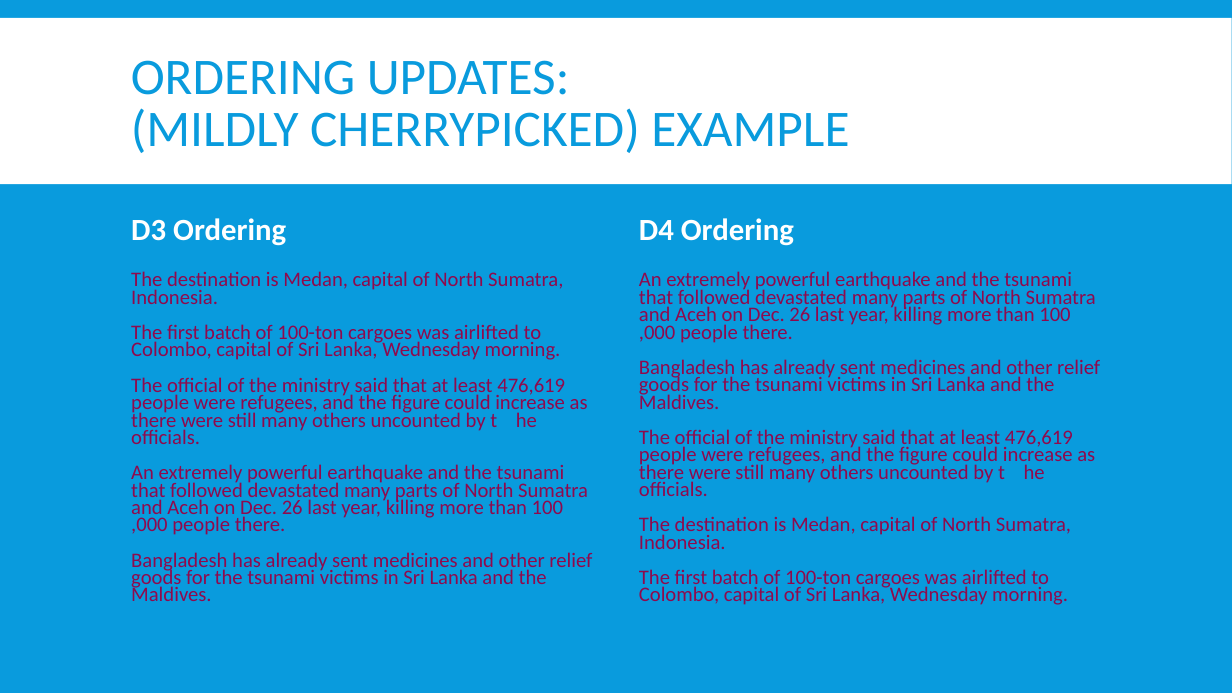
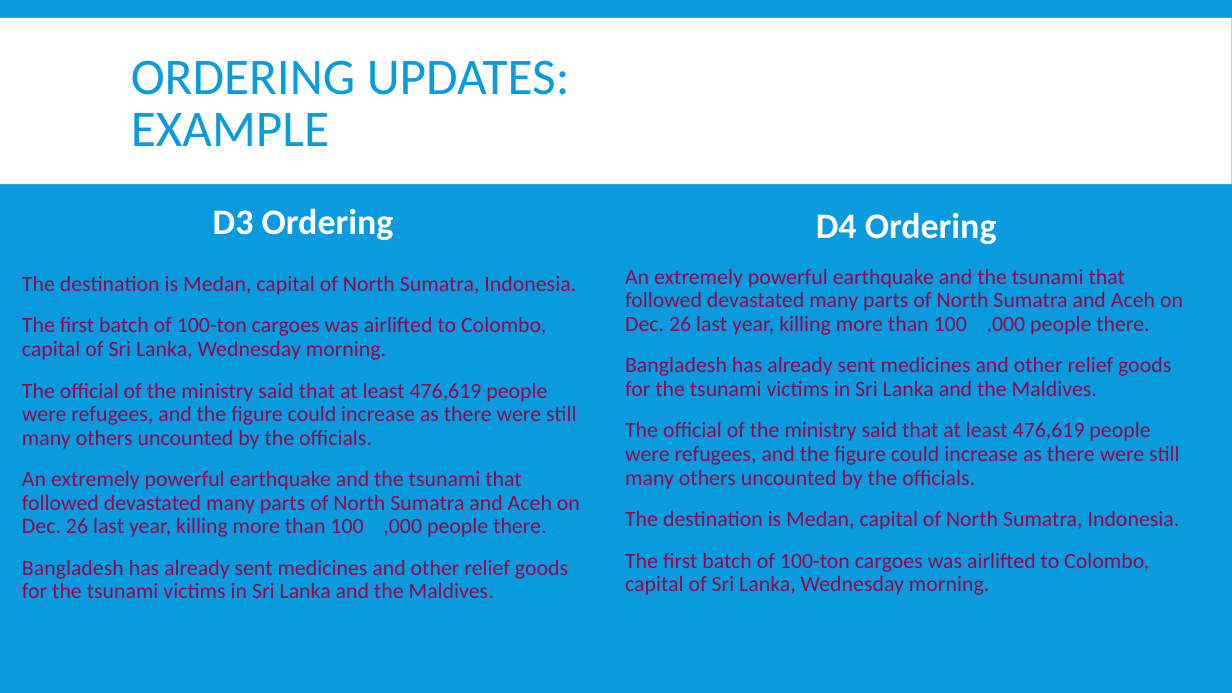
Before and after one commit to Mindful/ling-573, a slide deck: slide 10 of doc/D4_presentation.pptx. Drawn at 1232x693 pixels with LibreOffice and Linux fonts; fonts in the diff are those of the drawing. Boxes give left, top, right and bottom in pixels: in the first picture for what was removed or moved away, otherwise in the second. Text is boxed around its words. In the diff, an @@ line names an element or a change of style, - is before the commit and + after.

Commit message:
Update D4_presentation.pptx
First complete draft of presentation

```diff
--- a/doc/D4_presentation.pptx
+++ b/doc/D4_presentation.pptx
@@ title at [131, 60, 570, 146]: text changed @@
-ORDERING UPDATES:
-(MILDLY CHERRYPICKED) EXAMPLE
+ORDERING UPDATES:
+EXAMPLE
@@ text "D3 Ordering" at [213, 208, 394, 240]: size 24 to 28 pt; alignment left to centre @@
@@ text "D3 Ordering": place and size @@
-text "D3 Ordering" at [131, 218, 286, 246]
+text "D3 Ordering" at [213, 208, 394, 240]
@@ text "D4 Ordering": place and size @@
-text "D4 Ordering" at [639, 218, 794, 246]
+text "D4 Ordering" at [816, 212, 997, 244]
@@ text "D4 Ordering" at [816, 212, 997, 244]: size 24 to 28 pt; alignment left to centre @@
@@ text "The destination is Medan, capital ...": place and size @@
-text "The destination is Medan, capital ..." at [131, 271, 592, 601]
+text "The destination is Medan, capital ..." at [22, 276, 580, 598]
@@ text "An extremely powerful earthquake and ...": place and size @@
-text "An extremely powerful earthquake and ..." at [639, 271, 1100, 605]
+text "An extremely powerful earthquake and ..." at [625, 269, 1183, 595]
@@ text at [625, 269, 1183, 595]: size 16.1 to 17 pt in "An extremely powerful earthquake and the tsunami ...", "Bangladesh has already sent medicines and other ...", "The destination is Medan, capital of North ...", "The first batch of 100-ton cargoes was ..."; line spacing 0.7 to 0.9 @@
@@ text at [22, 276, 580, 598]: size 16.1 to 17 pt in "The destination is Medan, capital of North ...", "The first batch of 100-ton cargoes was ...", "An extremely powerful earthquake and the tsunami ...", "Bangladesh has already sent medicines and other ..."; line spacing 0.7 to 0.9 @@
@@ text at [22, 383, 577, 449]: text changed; size 16.1 to 17 pt @@
-The official of the ministry said that at least 476,619 people were refugees, and the figure could increase as there were still many others uncounted by t he officials.
+The official of the ministry said that at least 476,619 people were refugees, and the figure could increase as there were still many others uncounted by the officials.
@@ text at [625, 422, 1180, 489]: text changed; size 16.1 to 17 pt @@
-The official of the ministry said that at least 476,619 people were refugees, and the figure could increase as there were still many others uncounted by t he officials.
+The official of the ministry said that at least 476,619 people were refugees, and the figure could increase as there were still many others uncounted by the officials.
```
Also in this commit, not shown: 11 other slides changed, 4 slides removed.
